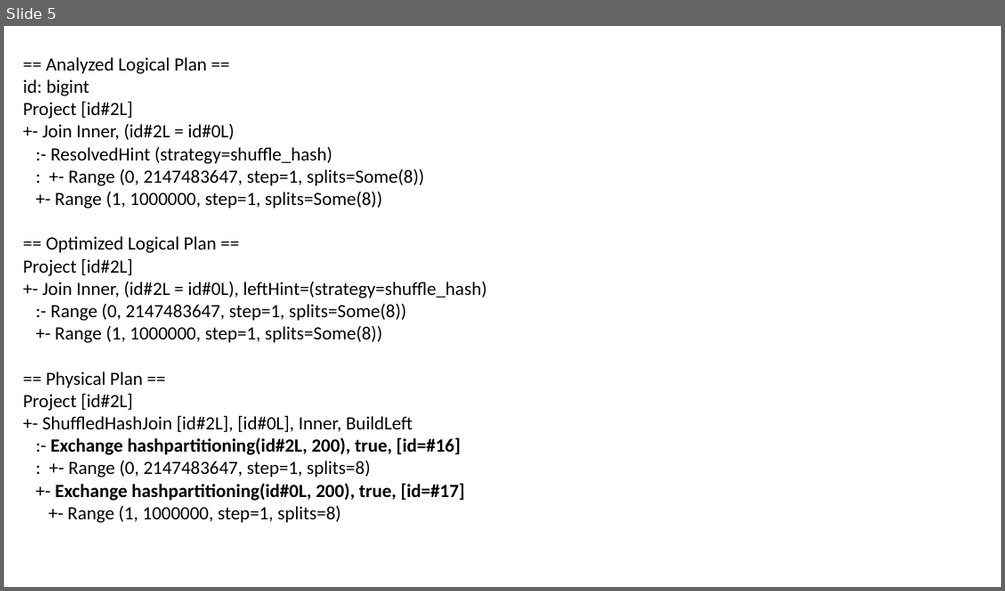
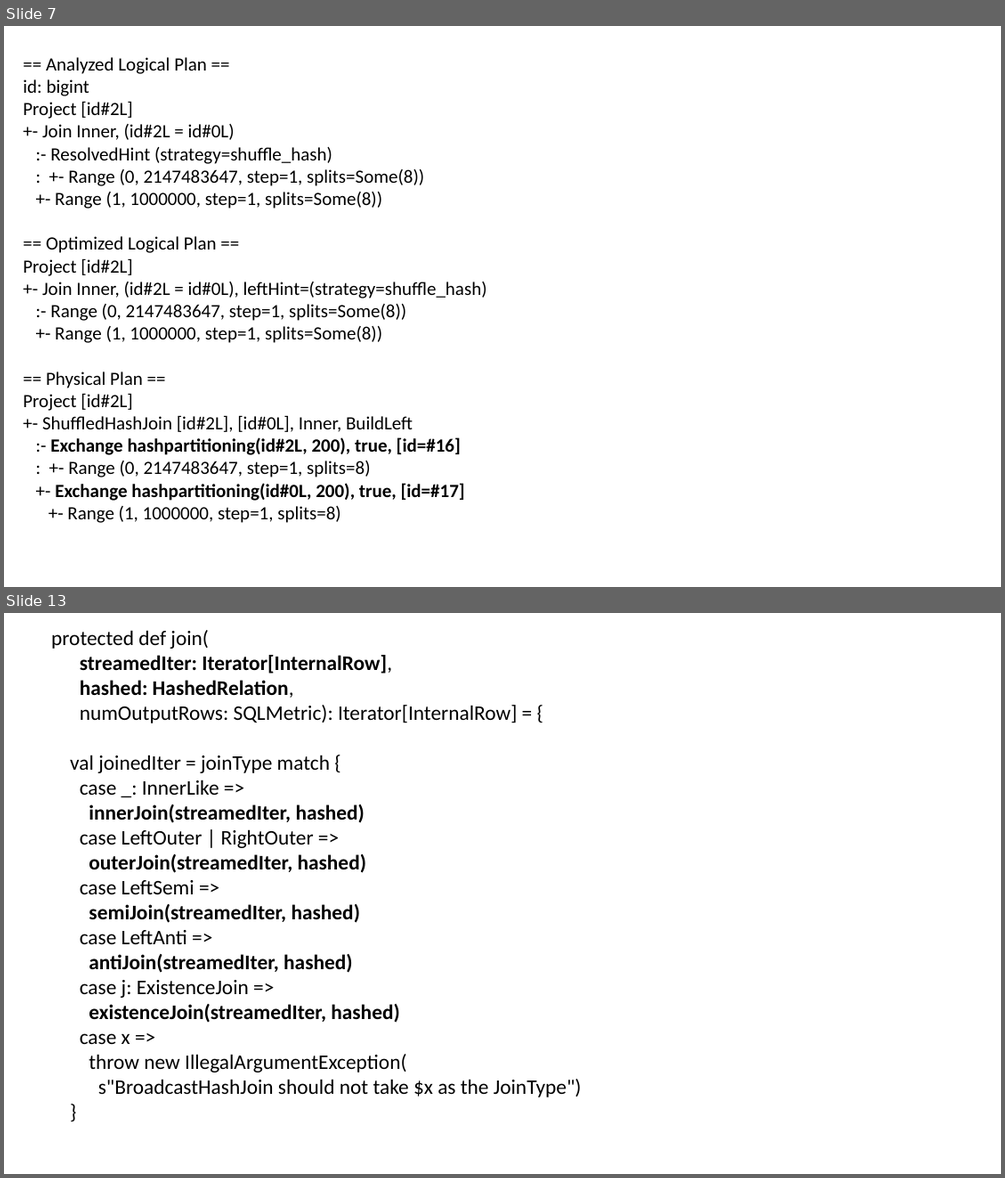
Before and after one commit to nkudinov/apache_spark_pptx, a slide deck: Spark_join4.pptx. Shown one above the other, each under a label of ours: slide 5 before the commit, slides 7 and 13 after it; the slides between them are not shown. The pictures are 1005x591 and 1005x1178 pixels, drawn with LibreOffice and Linux fonts; fonts in the diff are those of the drawing. Boxes give left, top, right and bottom in pixels: in the first picture for what was removed or moved away, otherwise in the second. Text is boxed around its words. In the diff, an @@ line names an element or a change of style, - is before the commit and + after.

Commit message:
change join4

```diff
--- a/Spark_join4.pptx
+++ b/Spark_join4.pptx
@@ slide 13 added at (4, 613, 1001, 1174), background #FFFFFF @@
@@ text added at (51, 630, 582, 1097), 20 pt, text #000000 @@
+protected def join(
+streamedIter: Iterator[InternalRow],
+hashed: HashedRelation,
+numOutputRows: SQLMetric): Iterator[InternalRow] = {
+val joinedIter = joinType match {
+case _: InnerLike =>
+innerJoin(streamedIter, hashed)
+case LeftOuter | RightOuter =>
+outerJoin(streamedIter, hashed)
+case LeftSemi =>
+semiJoin(streamedIter, hashed)
+case LeftAnti =>
+antiJoin(streamedIter, hashed)
+case j: ExistenceJoin =>
+existenceJoin(streamedIter, hashed)
+case x =>
+throw new IllegalArgumentException(
+s"BroadcastHashJoin should not take $x as the JoinType")
+}
@@ what was slide 5 is now slide 7 @@
```
Also in this commit, not shown: 3 slides changed, 11 other slides added.
